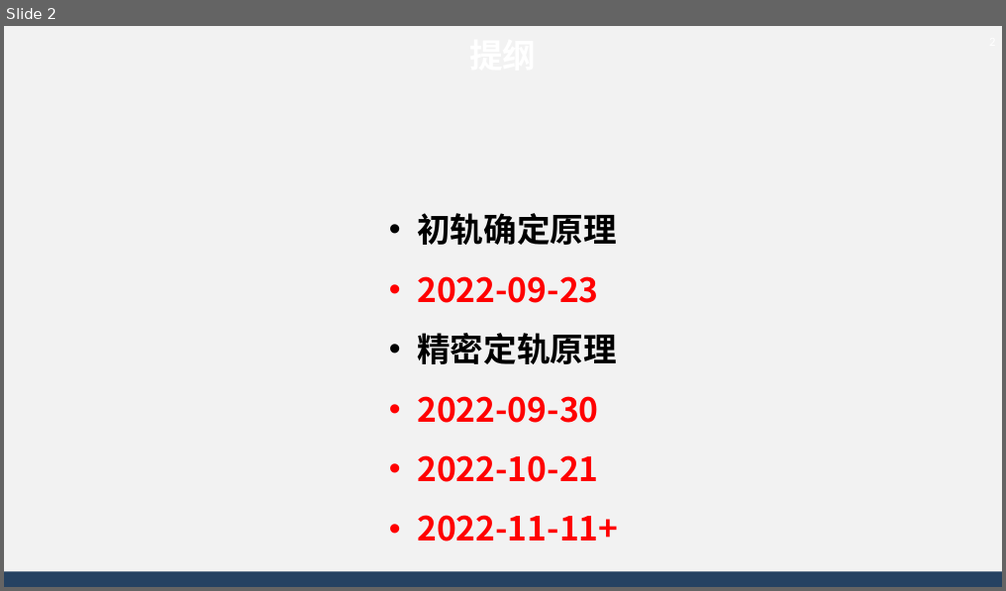
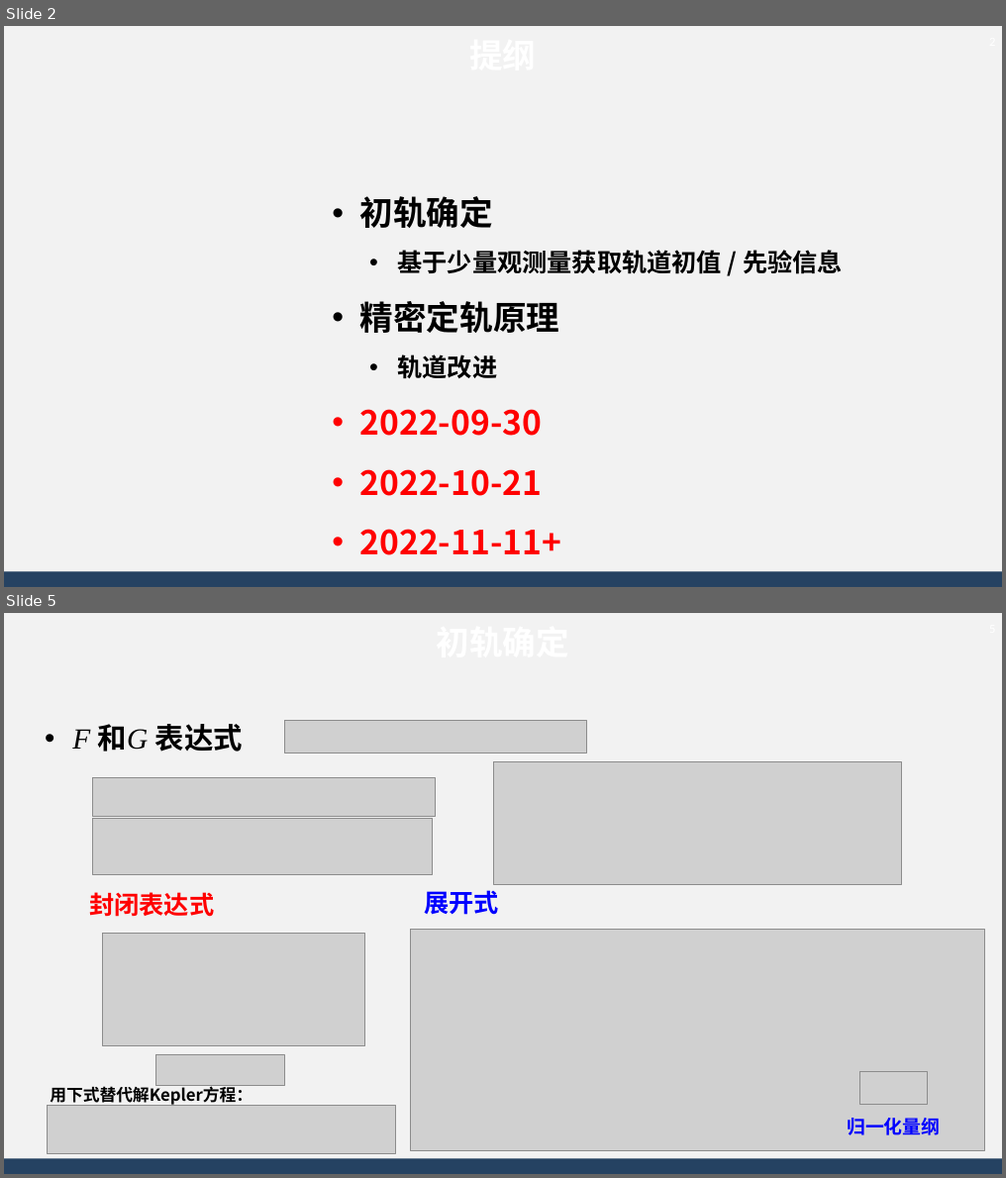
Before and after one commit to AsBackup/DAOSSA, a slide deck: 12 初轨确定和精密定轨原理.pptx. Shown one above the other, each under a label of ours: slide 2 before the commit, slides 2 and 5 after it; the slides between them are not shown. The pictures are 1006x591 and 1006x1178 pixels, drawn with LibreOffice and Linux fonts; fonts in the diff are those of the drawing; grey boxes stand for pictures; background and template pictures are left out. Boxes give left, top, right and bottom in pixels: in the first picture for what was removed or moved away, otherwise in the second. Text is boxed around its words. In the diff, an @@ line names an element or a change of style, - is before the commit and + after.

```diff
--- a/12 初轨确定和精密定轨原理.pptx
+++ b/12 初轨确定和精密定轨原理.pptx
@@ slide 5 added at (4, 613, 1002, 1174), background #F2F2F2; not listed: 1 template element that a slide beside it also shows @@
@@ text added at (4, 613, 1002, 671), 32 pt, text #FFFFFF, bold @@
+初轨确定
@@ page number added at (966, 613, 1002, 643), 12 pt, text #FFFFFF @@
+5
@@ text added at (72, 724, 243, 752), 28 pt, text #000000, bold @@
+• F 和G 表达式
@@ picture added at (285, 721, 587, 754) @@
@@ picture added at (92, 777, 436, 817) @@
@@ picture added at (494, 761, 902, 884) @@
@@ picture added at (92, 818, 433, 875) @@
@@ text added at (89, 892, 214, 917), 24 pt, text #FF0000, bold @@
+封闭表达式
@@ text added at (424, 890, 499, 915), 24 pt, text #0000FF, bold @@
+展开式
@@ picture added at (102, 933, 364, 1046) @@
@@ picture added at (411, 929, 985, 1151) @@
@@ picture added at (156, 1055, 285, 1086) @@
@@ text added at (50, 1084, 252, 1106), 16 pt, text #000000, bold @@
+用下式替代解Kepler方程：
@@ picture added at (859, 1072, 927, 1104) @@
@@ picture added at (47, 1106, 395, 1155) @@
@@ text added at (846, 1118, 940, 1136), 18 pt, text #0000FF, bold @@
+归一化量纲
@@ slide 2 changed as well @@
@@ text "初轨确定": place and size @@
-text "初轨确定" at (417, 213, 618, 542)
+text "初轨确定" at (360, 196, 843, 556)
@@ text at (360, 196, 843, 274): text changed; size 32 to 24 pt; text colour #FF0000 to #000000 @@
-• 初轨确定原理
-• 2022-09-23
+• 初轨确定
+  • 基于少量观测量获取轨道初值 / 先验信息
@@ text at (397, 355, 497, 379): paragraph added @@
+  • 轨道改进
```
Also in this commit, not shown: 4 other slides changed, 12 other slides added, 6 slides removed, 5 other files.
